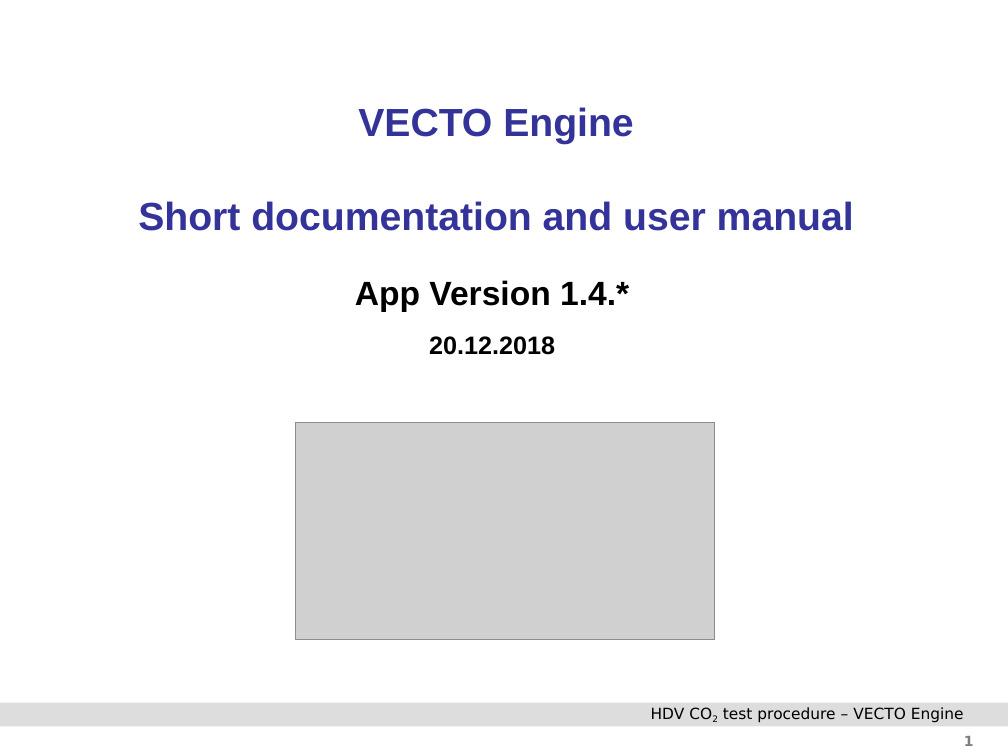
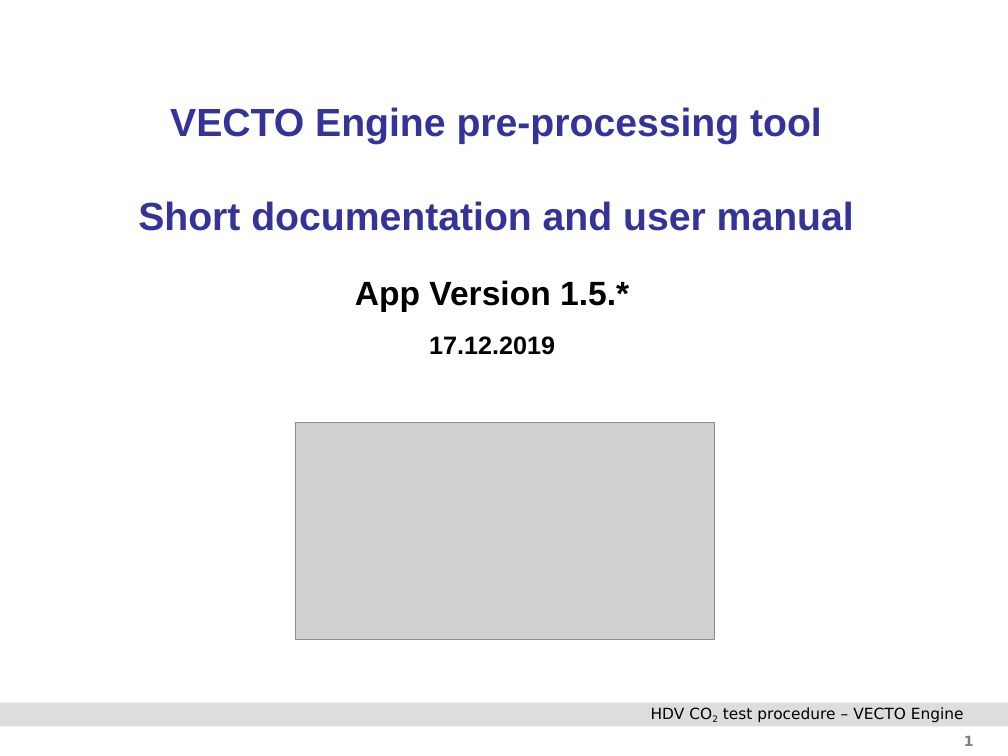
Before and after one commit to NSEE/VECTO_ENGINE_BR, a slide deck: slide 1 of Documentation/TUG_VECTO_Engine_Manual.pptx. Drawn at 1008x756 pixels with LibreOffice and Linux fonts; fonts in the diff are those of the drawing; grey boxes stand for pictures; background and template pictures are left out. Boxes give left, top, right and bottom in pixels: in the first picture for what was removed or moved away, otherwise in the second. Text is boxed around its words. In the diff, an @@ line names an element or a change of style, - is before the commit and + after.

Commit message:
Update of user manual Update of demo data Bugfix for handling of exceptions during reading of map file

```diff
--- a/Documentation/TUG_VECTO_Engine_Manual.pptx
+++ b/Documentation/TUG_VECTO_Engine_Manual.pptx
@@ title at (138, 107, 854, 231): text changed @@
-VECTO Engine
-Short documentation and user manual
+VECTO Engine pre-processing tool
+Short documentation and user manual
@@ text at (355, 280, 629, 355): text changed @@
-App Version 1.4.*
-20.12.2018
+App Version 1.5.*
+17.12.2019
```
Also in this commit, not shown: 3 other slides changed, 2 slides added, 4 slides removed, 12 other files.
